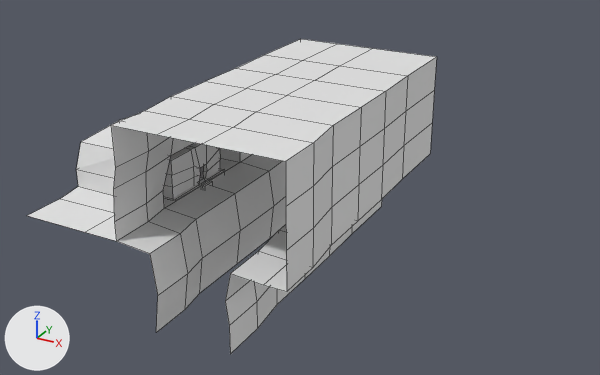
Two versions of the Blender file Assets/Models/Tavern/Tavern_base.blend, one commit apart.
The view is the same before and after, from a camera (50 mm lens) standing at (16.3, -20.9, 11.0) and looking at (2.8, 3.7, -1.3). Every picture has the same lights, and +X, +Y and +Z are marked at lower left. Mesh edges are drawn as thin lines on the coarser meshes.

Script lines for the objects in view, before the commit:
```python
me_plane = bpy.data.meshes.new('Plane')
me_plane.from_pydata(...)  # 160 vertices, 162 faces; spans x -1.61..1.14, y -1.64..1.12, z -0.64..1.36
me_plane.materials.append(mat_room)  # white #e7e7e7
me_plane_001 = bpy.data.meshes.new('Plane.001')
me_plane_001.from_pydata(...)  # 157 vertices, 132 faces; spans x -1.03..2.96, y -2.12..2.9, z -1.16..1.51
ob_plane = bpy.data.objects.new('Plane', me_plane_001)
ob_plane.location = (0.0, 0.0, -0.08)
ob_plane.scale = (2.36, 2.21, 2.36)
ob_room = bpy.data.objects.new('Room', me_plane)
ob_room.location = (0.0, 0.0, -0.02)
```
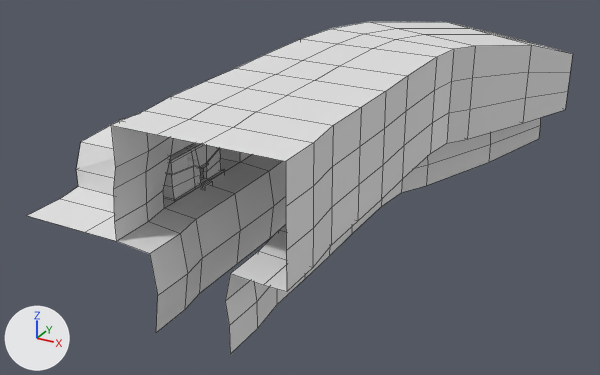
Boxes (x1, y1, x2, y2) around the edits, measured in the pictures (600 x 375 px):
```json
{"object": "Plane", "change": "reshaped", "before": [27, 39, 437, 354], "after": [27, 22, 573, 354], "on screen": "33% wider"}
{"object": "Room", "change": "reshaped", "before": [163, 143, 220, 198], "after": [163, 145, 221, 198]}
{"part": 1, "of": "me_plane", "change": "built on", "before": [167, 144, 220, 198], "after": [167, 145, 221, 198]}
{"part": 2, "of": "me_plane_001", "change": "added", "after": [302, 22, 573, 207]}
```

Scene script edits in JSON lines:
```json
{"block": "me_plane", "where": "# used by ob_room; location = (0.0, 0.0, -0.02)"}
{"op": "remove", "block": "me_plane", "code": "me_plane.from_pydata(...)  # 160 vertices, 162 faces; spans x -1.61..1.14, y -1.64..1.12, z -0.64..1.36"}
{"op": "add", "block": "me_plane", "code": "me_plane.from_pydata(...)  # 178 vertices, 180 faces; spans x -1.61..1.23, y -1.64..1.12, z -0.64..1.36"}
{"block": "me_plane", "change": "me_plane part 1"}
{"block": "me_plane", "change": "14 faces are deleted"}
{"block": "me_plane", "change": "3 vertices in x 1.07..1.08, y -1.59..1.07, z -0.07 move by (0.05, 0.0, 0.0)"}
{"block": "me_plane", "change": "2 vertices move from x 1.08..1.1, y -0.49..-0.19, z -0.07 to x 1.15..1.16, y -0.49..-0.19, z -0.07"}
{"block": "me_plane", "change": "13 vertices are added at x -1.09..1.23, y -1.6..1.11, z 0.57..0.86"}
{"block": "me_plane", "change": "5 new vertices lie (0.0, 0.0, 0.04) away from vertices in x -1.12..0.33, y -1.64..0.33, z 0.83"}
{"block": "me_plane", "change": "32 new faces join them"}
{"block": "me_plane_001", "where": "# used by ob_plane; location = (0.0, 0.0, -0.08); scale = (2.36, 2.21, 2.36)"}
{"op": "remove", "block": "me_plane_001", "code": "me_plane_001.from_pydata(...)  # 157 vertices, 132 faces; spans x -1.03..2.96, y -2.12..2.9, z -1.16..1.51"}
{"op": "add", "block": "me_plane_001", "code": "me_plane_001.from_pydata(...)  # 233 vertices, 204 faces; spans x -1.03..4.26, y -2.12..6.76, z -1.16..1.51"}
{"block": "me_plane_001", "change": "me_plane_001 part 2"}
{"block": "me_plane_001", "change": "76 vertices are added at x 0.56..4.26, y 3.51..6.76, z -1.16..1.51"}
{"block": "me_plane_001", "change": "72 new faces join them"}
```
